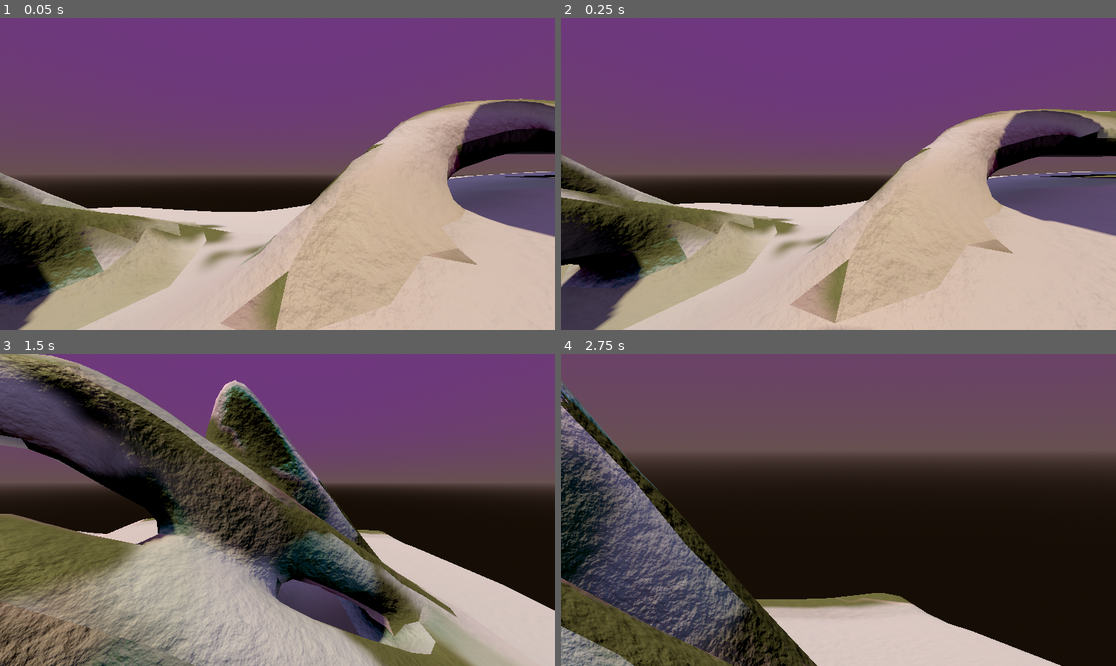
Above: before the commit, frames 1-4 (two rows, left to right).
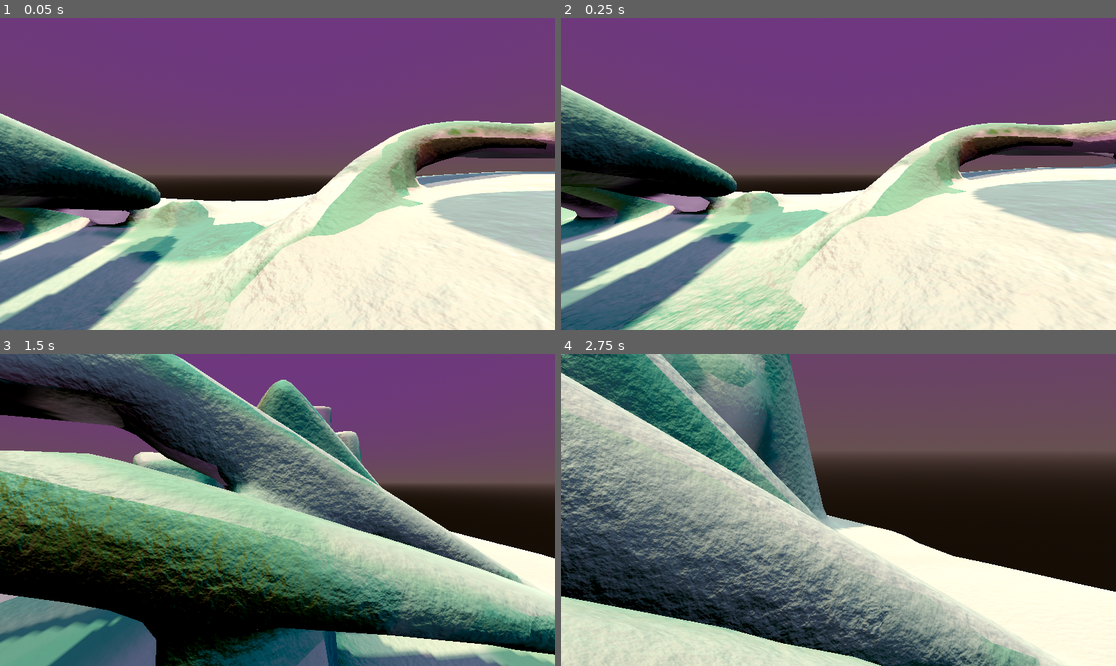
Above: after the commit, the same moments.

Repository: Qualia765/support-game
Game: Godot game, scene res://main.tscn
The game is run twice, just before and just after one commit, with the same random seed, the same clock (stepped at 60 frames per second) and the same inputs.
Inputs (mouse positions are in pixels of both pictures, inside the frame that each line leads up to):
- Up to frame 1 (0.05 s): no input
- Up to frame 2 (0.25 s): no input
- Up to frame 3 (1.5 s): move the mouse to (399, 494) at 0.52 s; hold D (right) 0.53-1.28 s; hold Space (jump) 0.53-1.28 s; click (399, 494) at 0.67 s; move the mouse to (249, 510) at 1.27 s; hold S (back) from 1.28 s (still down); tap W (foward) at 1.35 s
- Up to frame 4 (2.75 s): tap Space (jump) at 1.52, 1.55, 1.82, 2.3 s; move the mouse to (849, 503) at 2.02 s; release S (back) at 2.03 s; hold D (right) from 2.03 s (still down); hold C (zoom) from 2.03 s (still down)

The runs differ from the first frame. In frame 1, 55% of the frame differs, in the area x 0-100%, y 25-100%; in frame 2, 58%; in frame 3, 74%, in the area x 0-100%, y 0-100%; in frame 4, 62%.

Commit message:
improve enviorment more

Diff:
--- a/characters/player.tscn
+++ b/characters/player.tscn
@@ -28,7 +28,6 @@
 script = ExtResource("1_oul6g")
 
 [node name="MeshInstance3D" type="MeshInstance3D" parent="." unique_id=1742290984]
-transform = Transform3D(-0.2649671, 0, 0.9642575, 0, 1, 0, -0.9642575, 0, -0.2649671, 0, 0, 0)
 gi_mode = 2
 mesh = SubResource("CapsuleMesh_1bvp3")
 surface_material_override/0 = SubResource("StandardMaterial3D_0xm2m")
--- a/characters/rigid_body_3d.gd
+++ b/characters/rigid_body_3d.gd
@@ -24,7 +24,7 @@
 ## eg: cos(36deg) = 0.8
 const MIN_DOT_NORMAL: float = 0.8
 const MIN_COLLISION_SPEED_FOR_IMPACT: float = 2.
-const MAX_COLLISION_SPEED_FOR_IMPACT: float = 8.
+const MAX_COLLISION_SPEED_FOR_IMPACT: float = 12.
 const MIN_WIND_SPEED: float = 4.
 const MAX_WIND_SPEED: float = 16.
 ## any collisions below this are considered part of foot collisions
@@ -135,8 +135,11 @@
 		linear_velocity = Vector3.ZERO
 
 	if position.y < -10:
-		linear_velocity = -position.normalized() * 10
-		linear_velocity.y += 20
+		if position.x > 24:
+			linear_velocity = -position.normalized() * 10
+			linear_velocity.y += 20
+		else:
+			linear_velocity = Vector3(15, 15, 0)
 		position.y = -10
 		sound_big_doing.play()
 
--- a/main.tscn
+++ b/main.tscn
@@ -30,15 +30,21 @@
 light_color = Color(0.23319998, 0.4558, 0.53, 1)
 light_energy = 0.5
 light_angular_distance = 45.59
-light_bake_mode = 1
 sky_mode = 1
 
 [node name="DirectionalLight3D2" type="DirectionalLight3D" parent="." unique_id=2146188222]
 transform = Transform3D(0.9997792, 0.01819709, -0.010506138, 2.7805946e-08, 0.49999994, 0.86602545, 0.021012217, -0.86583424, 0.49988955, 0, 0, 0)
-light_color = Color(0.53, 0.52257997, 0.30740002, 1)
+light_color = Color(0.53, 0.41127998, 0.30740002, 1)
+light_energy = 0.5
 shadow_enabled = true
 
-[node name="enviorment" parent="." unique_id=1842953748 instance=ExtResource("1_ig7tw")]
+[node name="DirectionalLight3D3" type="DirectionalLight3D" parent="." unique_id=18349256]
+transform = Transform3D(1, 0, 0, 0, -4.371139e-08, 1, 0, -1, -4.371139e-08, 0, 0, 0)
+light_color = Color(0.44466996, 0.53, 0.30740002, 1)
+light_energy = 0.5
+shadow_enabled = true
+
+[node name="enviorment" parent="." unique_id=1567691247 instance=ExtResource("1_ig7tw")]
 transform = Transform3D(1, 0, 0, 0, 1, 0, 0, 0, 1, -0.00799191, 0, -5.4713955)
 
 [node name="LightmapGI" type="LightmapGI" parent="." unique_id=1698951347]
@@ -56,6 +62,38 @@
 transform = Transform3D(1, 0, 0, 0, 1, 0, 0, 0, 1, 12.137724, 1.2052892, 7.851851)
 light_color = Color(1, 0.6039216, 1, 1)
 light_energy = 16.0
-light_bake_mode = 1
 shadow_enabled = true
+omni_range = 16.289536
 omni_attenuation = 2.0
+
+[node name="OmniLight3D2" type="OmniLight3D" parent="." unique_id=466851909]
+transform = Transform3D(1, 0, 0, 0, 1, 0, 0, 0, 1, -26.482315, 14.007363, 1.353837)
+light_color = Color(1, 0.47386187, 0.5982622, 1)
+light_energy = 16.0
+shadow_enabled = true
+omni_range = 19.218014
+omni_attenuation = 2.0
+
+[node name="OmniLight3D4" type="OmniLight3D" parent="." unique_id=159673694]
+transform = Transform3D(1, 0, 0, 0, 1, 0, 0, 0, 1, -20.187824, -4.9094334, -7.7895594)
+light_color = Color(0.99999994, 0.3675309, 0.08375258, 1)
+light_energy = 16.0
+shadow_enabled = true
+omni_range = 19.218014
+omni_attenuation = 2.0
+
+[node name="OmniLight3D5" type="OmniLight3D" parent="." unique_id=370824172]
+transform = Transform3D(1, 0, 0, 0, 1, 0, 0, 0, 1, -45.79779, 4.2898893, 1.952219)
+light_color = Color(0.4767198, 0.97995216, 0.40988648, 1)
+light_energy = 8.0
+shadow_enabled = true
+omni_range = 18.325062
+omni_attenuation = 2.0
+
+[node name="OmniLight3D3" type="OmniLight3D" parent="." unique_id=824742313]
+transform = Transform3D(1, 0, 0, 0, 1, 0, 0, 0, 1, -26.482315, 5.9743853, 1.353837)
+light_color = Color(0.73957676, 0.6005471, 0.9874185, 1)
+light_energy = 16.0
+shadow_enabled = true
+omni_range = 19.218014
+omni_attenuation = 2.0
Not shown, changed: GunGirl/GunGirlFace.png.import
Binary file changed: enviorment/enviorment.glb
Binary file changed: enviorment/main.exr
Binary file changed: enviorment/main.lmbake
Not shown: 1 places in sounds/big_doing/big_doing_random.tres that only renumber resources
Not shown, changed: enviorment/enviorment.blend
Not shown, changed: enviorment/enviorment.blend1
Not shown, changed: enviorment/enviorment.glb.unwrap_cache
